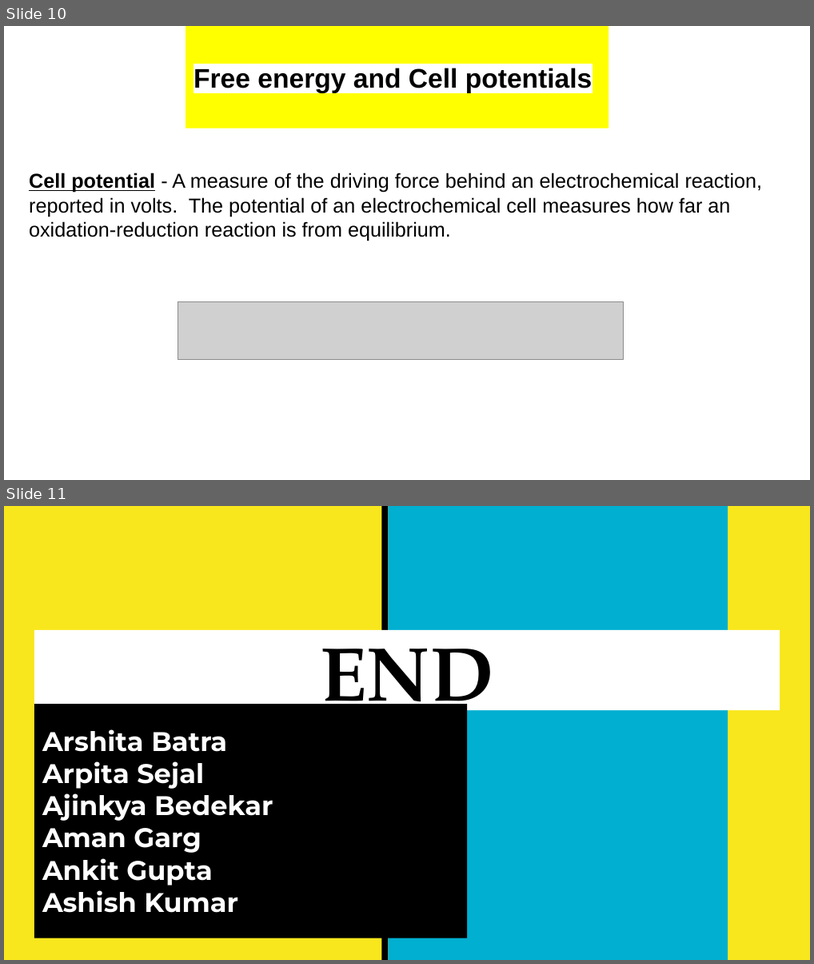
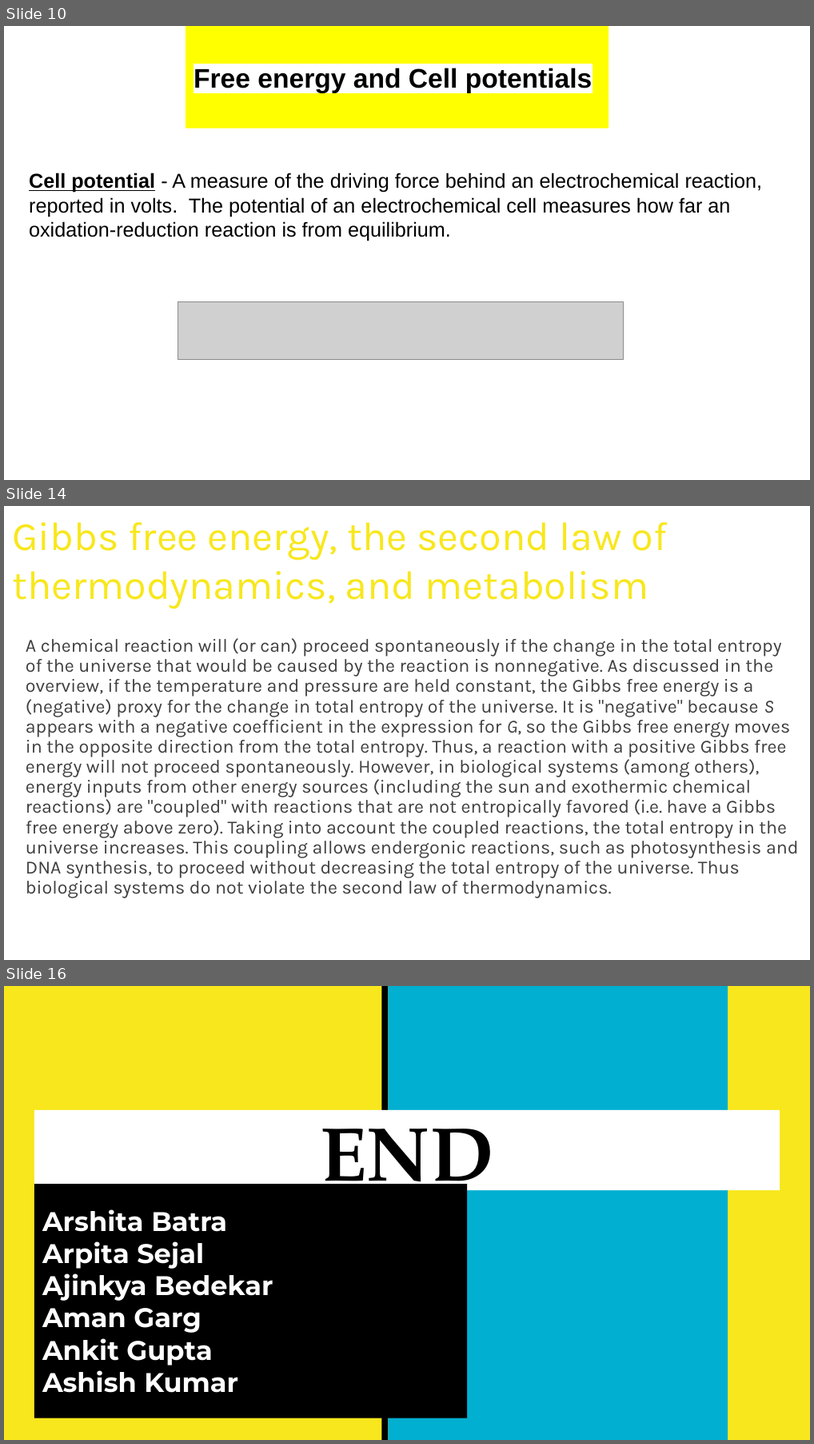
Before and after one commit to ajinkyabedekar/Chemistry-I, a slide deck: CHEMISTRY PRESENTATION.pptx. Shown one above the other, each under a label of ours: slides 10 and 11 before the commit, slides 10, 14 and 16 after it; the slides between them are not shown. The pictures are 814x964 and 814x1444 pixels, drawn with LibreOffice and Linux fonts; fonts in the diff are those of the drawing; grey boxes stand for pictures. Boxes give left, top, right and bottom in pixels: in the first picture for what was removed or moved away, otherwise in the second. Text is boxed around its words. In the diff, an @@ line names an element or a change of style, - is before the commit and + after.

```diff
--- a/CHEMISTRY PRESENTATION.pptx
+++ b/CHEMISTRY PRESENTATION.pptx
@@ slide 14 added at <box>4,506,810,960</box>, background #FFFFFF @@
@@ text added at <box>12,522,668,609</box>, 36 pt, text #F8E71C @@
+Gibbs free energy, the second law of thermodynamics, and metabolism
@@ text added at <box>26,638,799,898</box>, 16.6 pt, text #3F3F3F @@
+A chemical reaction will (or can) proceed spontaneously if the change in the total entropy of the universe that would be caused by the reaction is nonnegative. As discussed in the overview, if the temperature and pressure are held constant, the Gibbs free energy is a (negative) proxy for the change in total entropy of the universe. It is "negative" because S appears with a negative coefficient in the expression for G, so the Gibbs free energy moves in the opposite direction from the total entropy. Thus, a reaction with a positive Gibbs free energy will not proceed spontaneously. However, in biological systems (among others), energy inputs from other energy sources (including the sun and exothermic chemical reactions) are "coupled" with reactions that are not entropically favored (i.e. have a Gibbs free energy above zero). Taking into account the coupled reactions, the total entropy in the universe increases. This coupling allows endergonic reactions, such as photosynthesis and DNA synthesis, to proceed without decreasing the total entropy of the universe. Thus biological systems do not violate the second law of thermodynamics.
@@ what was slide 11 is now slide 16 @@
```
Also in this commit, not shown: 1 slide changed, 4 other slides added, 10 other files.
